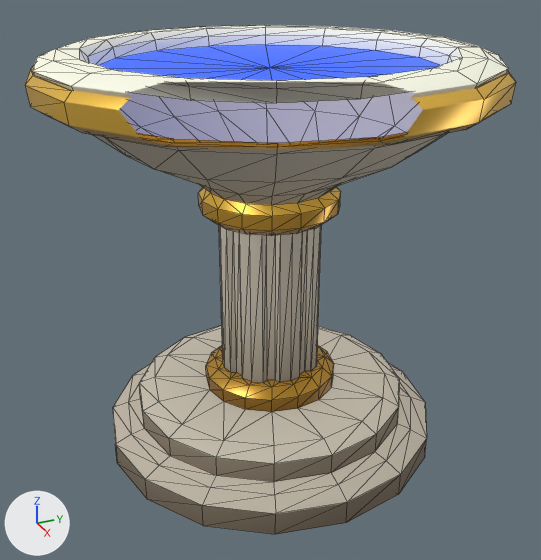
The glTF model asset-studio/catalogs/items/fountains/fountain_chalice_mana/fountain_chalice_mana.glb as it was, and as the next commit left it.
One viewpoint serves both versions: a camera (50 mm lens) standing at (1.844, -0.827, 1.43) and looking at (0.027, -0.01, 0.522). Lighting does not change. The marker at lower left points along +X, +Y and +Z. The picture after the commit comes second. Mesh edges are drawn as thin lines. Everything nearer to the camera than a plane just in front of the edit is cut away. Vertices at exactly the same position are counted once.

The scene before the commit, as lines of its bpy script (objects in view):
```python
me_fountain_chalice_mana = bpy.data.meshes.new('fountain_chalice_mana')
me_fountain_chalice_mana.from_pydata(...)  # 530 vertices, 1056 faces; spans x -0.62..0.62, y -0.62..0.62, z 0.0..1.17
# faces by material slot: [576, 464, 16]
me_fountain_chalice_mana.materials.append(mat_fountain_chalice_mana_0)  # picture img_surface_palette
me_fountain_chalice_mana.materials.append(mat_fountain_chalice_mana_1)  # picture img_surface_palette
me_fountain_chalice_mana.materials.append(mat_fountain_chalice_mana_2)
# before: 30 (0.0, 0.36, 0.18) at pixel (368, 351), 35 (0.0, 0.2, 0.18), 69 (0.138, 0.333, 0.18) at pixel (384, 373), 75 (0.077, 0.185, 0.18) at pixel (333, 374)
ob_item = bpy.data.objects.new('Item', me_fountain_chalice_mana)
ob_item.location = (0.0, 0.0, 0.0)
```
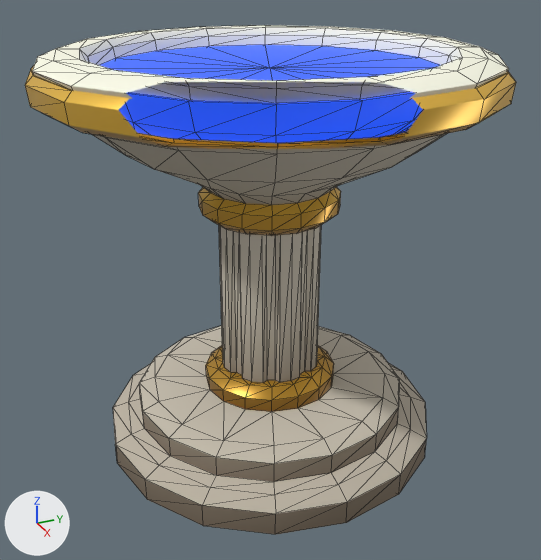
Where the change shows, as pixel boxes (x1, y1, x2, y2) in the pictures (541 x 560 px; the box of a moved part takes in the faces that stretch with it):
'Liquid', added (blue): after (100, 45, 440, 143)
part 1 of me_fountain_chalice_mana, moved or reshaped: (332, 352, 383, 374) in both
part 2 of me_fountain_chalice_mana, moved or reshaped: before (32, 45, 509, 216); after (32, 69, 509, 216)

The change, as a list of edits to the scene's bpy script:
```text
Change me_fountain_chalice_mana:
    used by ob_item; location = (0.0, 0.0, 0.0)
    verts and faces of me_fountain_chalice_mana; kept vertices keep their numbers, new ones are numbered from 530
    remove me_fountain_chalice_mana.from_pydata(...)  # 530 vertices, 1056 faces; spans x -0.62..0.62, y -0.62..0.62, z 0.0..1.17
    add me_fountain_chalice_mana.from_pydata(...)  # 578 vertices, 1152 faces; spans x -0.62..0.62, y -0.62..0.62, z 0.0..1.17
    me_fountain_chalice_mana part 1
    add delete_faces([(30, 35, 69), (35, 75, 69)])
    add faces += [(30, 35, 75), (30, 75, 69)]  # mat_fountain_chalice_mana_0 (picture img_surface_palette)
    me_fountain_chalice_mana part 2
    1 vertex is removed from x 0.0, y 0.0, z 1.12
    208 faces are deleted
    49 vertices are added at x -0.44..0.44, y -0.44..0.44, z 0.95..1.05
    208 new faces join them, mat_fountain_chalice_mana_0 (picture img_surface_palette)
    96 new faces join them, mat_fountain_chalice_mana_1 (picture img_surface_palette)
    other edits to the shape of me_fountain_chalice_mana do not show in these pictures
    remove me_fountain_chalice_mana.materials.append(mat_fountain_chalice_mana_2)
Add me_liquid:
    me_liquid.from_pydata(...)  # 66 vertices, 128 faces; spans x -0.475..0.475, y -0.475..0.475, z 0.945..1.12
    me_liquid.materials.append(mat_fountain_chalice_mana_2)
Add ob_liquid:
    ob_liquid = bpy.data.objects.new('Liquid', me_liquid)
    ob_liquid.location = (0.0, 0.0, 0.0)
```
